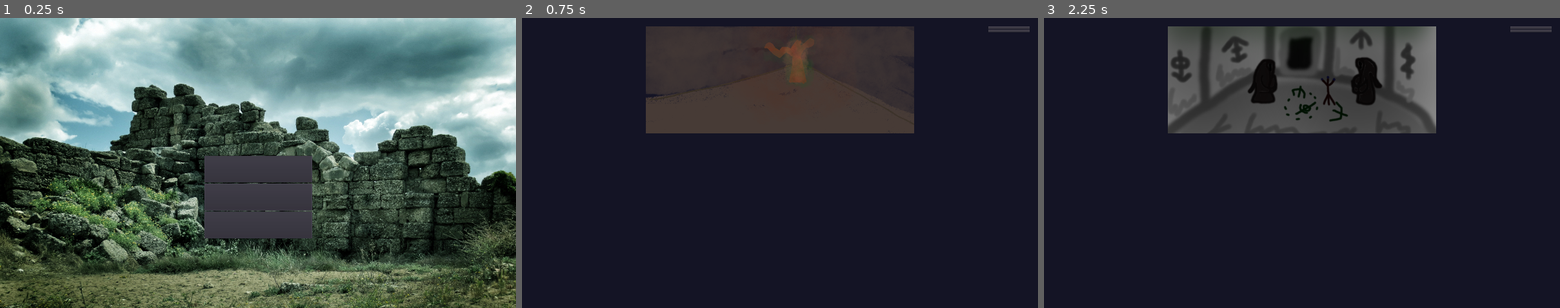
Above: before the commit, frames 1-3 (left to right).
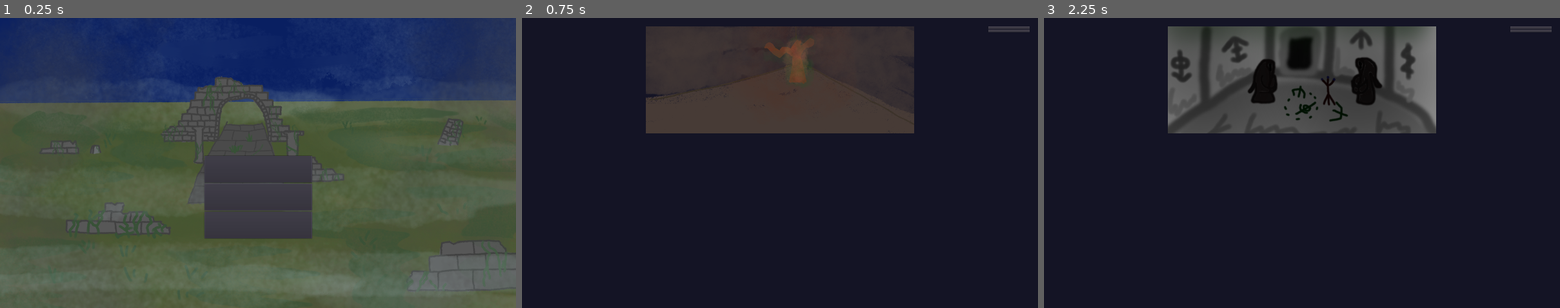
Above: after the commit, the same moments.

Repository: game-jam-team-gut/the-scholar
Game: Godot game, scene res://MainMenu.tscn
The game is run twice, just before and just after one commit, with the same random seed, the same clock (stepped at 60 frames per second) and the same inputs.
Inputs:
- Up to frame 1 (0.25 s): no input
- Up to frame 2 (0.75 s): click "Play" at 0.5 s
- Up to frame 3 (2.25 s): click "MainMenu" at 1.25 s; click "Play" at 2 s

The runs differ from the first frame. In frame 1, 82% of the frame differs, in the area x 0-100%, y 0-100%; in frame 2, nothing differs; in frame 3, nothing differs.

Commit message:
Add new main menu graphics and change title

Diff:
--- a/MainMenu.tscn
+++ b/MainMenu.tscn
@@ -5,7 +5,7 @@
 [ext_resource path="res://MainMenu/PlayButton.gd" type="Script" id=3]
 [ext_resource path="res://MainMenu/ExitButton.gd" type="Script" id=4]
 [ext_resource path="res://MainMenu/CreditsButton.gd" type="Script" id=5]
-[ext_resource path="res://MainMenu/ruins_placeholder.jpg" type="Texture" id=6]
+[ext_resource path="res://MainMenu/menu.png" type="Texture" id=6]
 
 [node name="MainMenu" type="Control"]
 anchor_right = 1.0
@@ -36,7 +36,7 @@
 margin_right = 960.91
 margin_bottom = 289.426
 custom_fonts/font = ExtResource( 1 )
-text = "The Scholar: A Totally Sane Archeologist
+text = "The Scholar
 "
 align = 1
 __meta__ = {
Binary file added: MainMenu/menu.png
Not shown, added: MainMenu/menu.png.import
